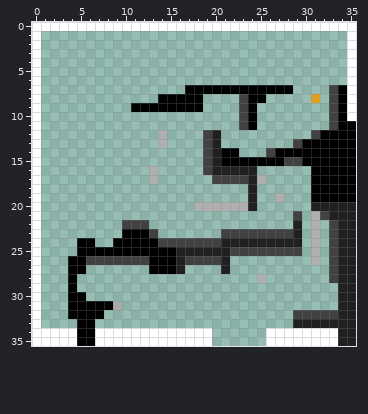
A pixel-art sprite gets an edit: AridArnold/Content/Campaigns/MainCampaign/Levels/0913.png. Above, as it was before the edit.
The file is 36x36 pixels. Colours within 5 levels of each other are drawn and written as one.
After:
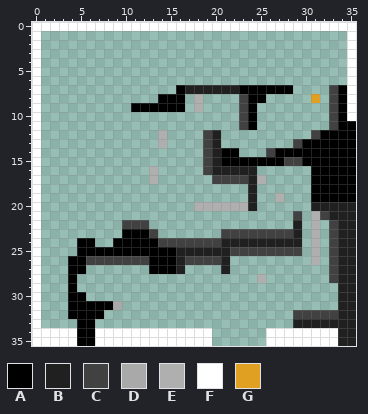
Palette (. is transparent): A #000000  B #202020  C #404040fd  D #a9a9a9  E #afafaffc  F #ffffff  G #e0a021
Change:
The edit adds colour A in row 7 at x 16.
Colour A gives way to colour B in row 7 at x 17 to 22.
Colour A gives way to colour E in rows 8 to 9 at x 18.
The author cleared colour A in rows 8 to 9 at x 17.
